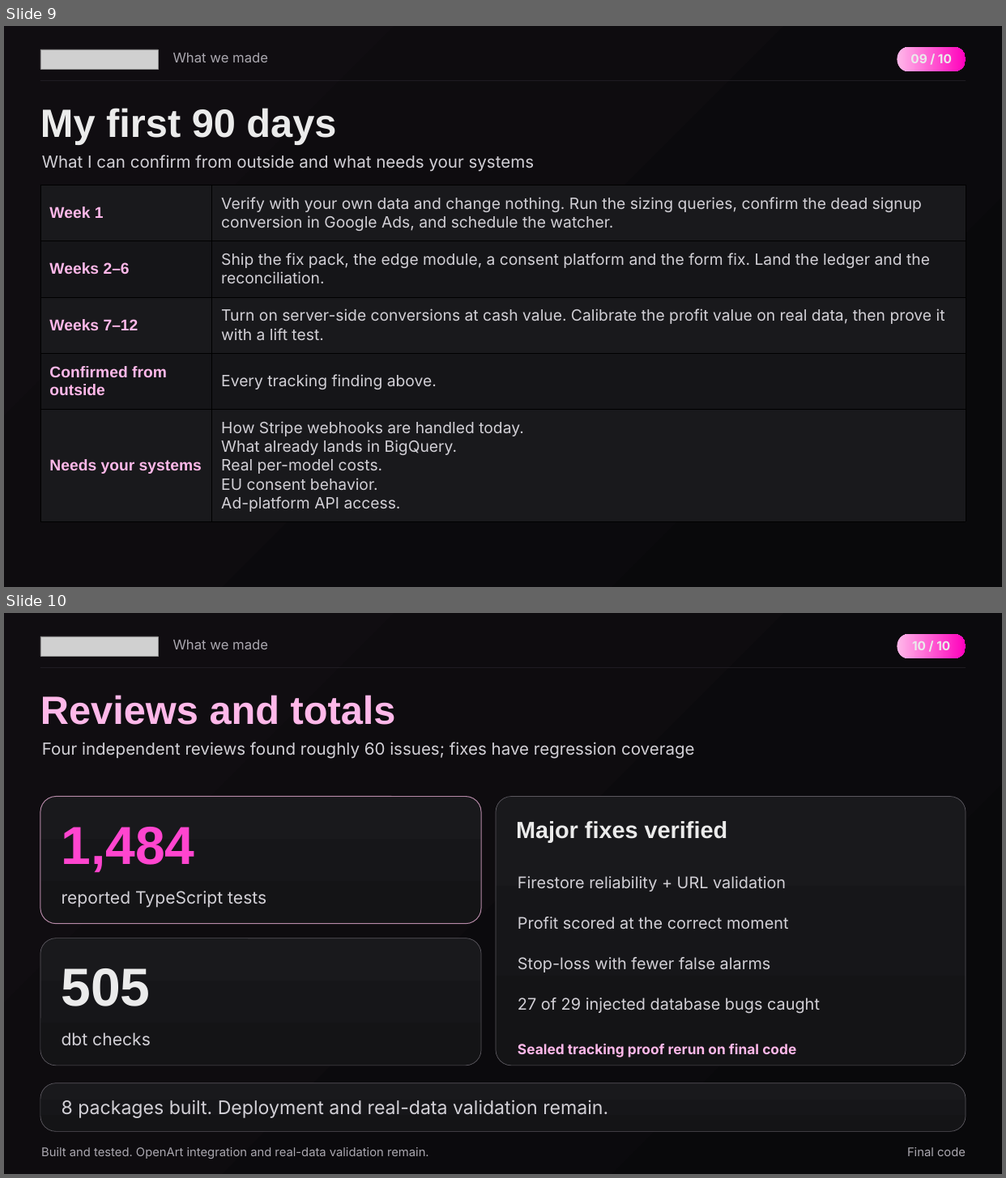
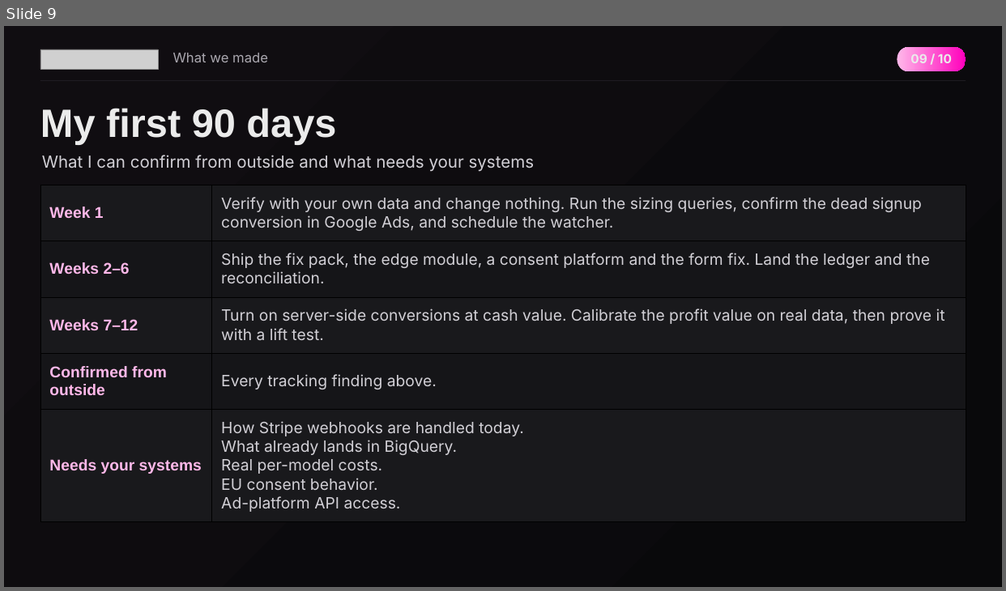
Before and after one commit to soup2964-spec/open-art-harness, a slide deck: docs/presentation/OpenArt-What-We-Made-Simplified-v18.pptx. Shown one above the other, each under a label of ours: slides 9 and 10 before the commit, slide 9 after it. The pictures are 1006x1178 and 1006x591 pixels, drawn with LibreOffice and Linux fonts; fonts in the diff are those of the drawing; grey boxes stand for pictures. Boxes give left, top, right and bottom in pixels: in the first picture for what was removed or moved away, otherwise in the second. Text is boxed around its words. In the diff, an @@ line names an element or a change of style, - is before the commit and + after.

```diff
--- a/docs/presentation/OpenArt-What-We-Made-Simplified-v18.pptx
+++ b/docs/presentation/OpenArt-What-We-Made-Simplified-v18.pptx
@@ slide 10 removed at [4, 613, 1002, 1174], background gradient #100D11 to #09090B @@
@@ picture removed at [40, 636, 158, 657] @@
@@ rounded rectangle removed at [897, 634, 966, 659] @@
@@ text removed at [173, 640, 268, 649] @@
-What we made
@@ text removed at [912, 641, 950, 650] @@
-10 / 10
@@ line removed from (40, 667) to (965, 667) @@
@@ text removed at [40, 695, 396, 725] @@
-Reviews and totals
@@ text removed at [42, 742, 695, 759] @@
-Four independent reviews found roughly 60 issues; fixes have regression coverage
@@ rounded rectangle removed at [40, 797, 481, 924] @@
@@ rounded rectangle removed at [496, 797, 965, 1066] @@
@@ text removed at [62, 827, 195, 873] @@
-1,484
@@ text removed at [516, 821, 728, 842] @@
-Major fixes verified
@@ text removed at [518, 876, 786, 892] @@
-Firestore reliability + URL validation
@@ text removed at [62, 891, 266, 908] @@
-reported TypeScript tests
@@ text removed at [518, 917, 789, 929] @@
-Profit scored at the correct moment
@@ rounded rectangle removed at [40, 939, 481, 1066] @@
@@ text removed at [62, 969, 151, 1007] @@
-505
@@ text removed at [518, 957, 771, 973] @@
-Stop-loss with fewer false alarms
@@ text removed at [518, 998, 820, 1014] @@
-27 of 29 injected database bugs caught
@@ text removed at [62, 1033, 151, 1046] @@
-dbt checks
@@ text removed at [518, 1044, 796, 1058] @@
-Sealed tracking proof rerun on final code
@@ rounded rectangle removed at [40, 1084, 965, 1132] @@
@@ text removed at [62, 1100, 608, 1118] @@
-8 packages built. Deployment and real-data validation remain.
@@ text removed at [41, 1148, 429, 1159] @@
-Built and tested. OpenArt integration and real-data validation remain.
@@ text removed at [907, 1148, 965, 1157] @@
-Final code
```
Also in this commit, not shown: 1 slide added, 1 other file.
